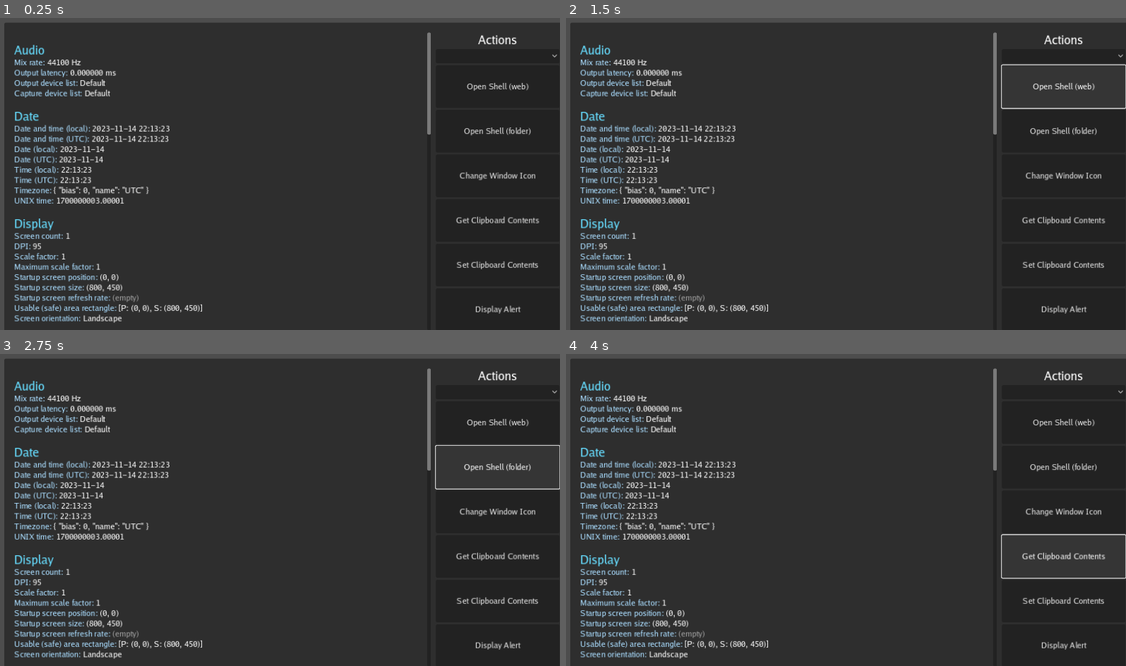
Above: before the commit, frames 1-4 (two rows, left to right).
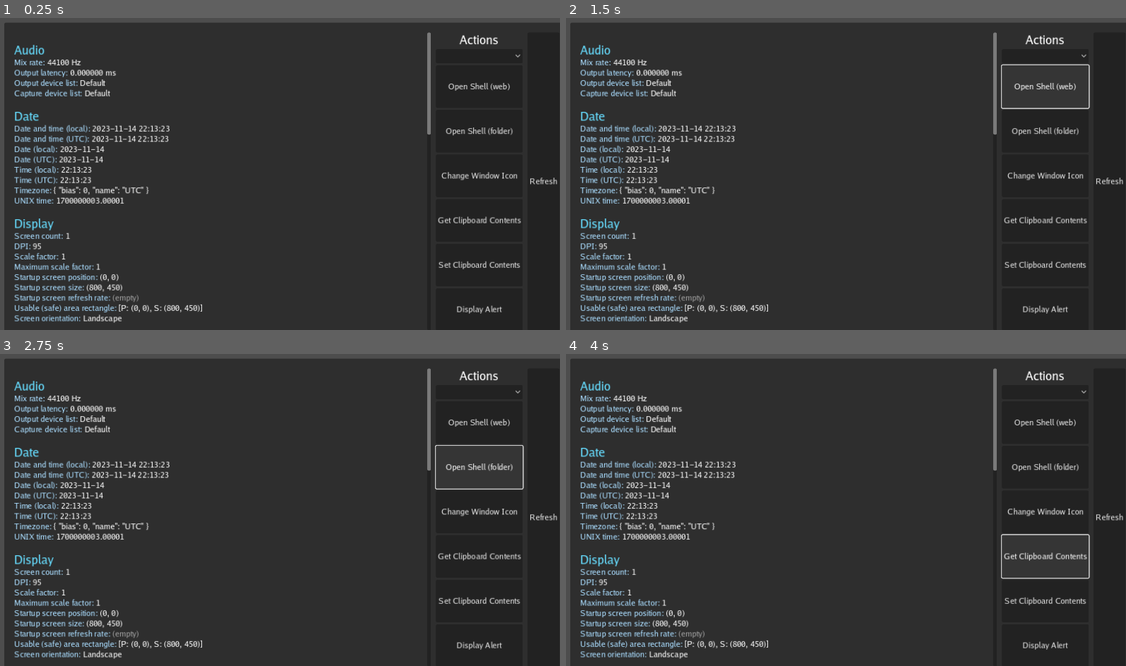
Above: after the commit, the same moments.

Repository: rcanzlovar/reddit-steamdeck
Game: Godot game, scene res://reddit-reader.tscn
The game is run twice, just before and just after one commit, with the same random seed, the same clock (stepped at 60 frames per second) and the same inputs.
Inputs (mouse positions are in pixels of both pictures, inside the frame that each line leads up to):
- Up to frame 1 (0.25 s): no input
- Up to frame 2 (1.5 s): click (1109, 180) at 0.5 s, where only the run after the commit has a clickable "Refresh"; click "Open Shell (web)" at 1.25 s
- Up to frame 3 (2.75 s): click "Open Shell (folder)" at 2 s
- Up to frame 4 (4 s): click "Change Window Icon" at 2.75 s; click "Get Clipboard Contents" at 3.5 s

The runs differ from the first frame. In frame 1, 1.4% of the frame differs, in the area x 78-100%, y 5-95%; in frame 2, 1.5%; in frame 3, 1.5%; in frame 4, 1.5%.
Error before the commit: Attempt to call function 'get_as_text' in base 'null instance' on a null instance. (res://reddit-reader.gd:494)
Error after the commit: Attempt to call function 'get_as_text' in base 'null instance' on a null instance. (res://reddit-reader.gd:498)

Commit message:
add/remove subreddit works now,survive reboots

Diff:
--- a/reddit-reader.gd
+++ b/reddit-reader.gd
@@ -32,6 +32,7 @@
 @onready var paragraphs : Array = [ 0 ]
 
 ## subreddit list stuff below
+#@onready var subreddit_list = get_node("/root/Reddit-reader/HBoxContainer/subredditDialog/VBoxContainer/subredditList")
 @onready var subreddit_list = $HBoxContainer/subredditDialog/VBoxContainer/subredditList
 @onready var subreddit_edit = $HBoxContainer/subredditDialog/VBoxContainer/subredditEdit
 @onready var subreddit_add = $HBoxContainer/subredditDialog/VBoxContainer/HBoxContainer/Add
@@ -309,7 +310,7 @@
 	if k > 1:
 		k -= 1
 	else:
-		k =  subreddits.size() - 2
+		k =  subreddits.size() - 1
 	uri = subreddits[k]
 	# wipe out the stuff in the display
 	clear_display()
@@ -419,14 +420,14 @@
 
 func get_reddit(localurl : String):
 	# hack stash in the gloab
-	uri = localurl
+	#uri = localurl
+	RedditGlobals.uri = localurl
 	#if (DEBUG):
 		#get_reddit_offline(url)
 		#return
 	http_request.connect("request_completed", Callable(self, "_on_request_completed"))
 	# Start the timer for 30 seconds
 	timeout_timer.start(30.0)
-
 
 	var error = http_request.request(localurl)
 	# if we can't connect to the internet, maybe we have some interesting cached stuff
@@ -476,8 +477,11 @@
 # as long as we save each time we get a subreddit, we can always read offline
 # whatever the latest was that we had.
 func save_data():
+	# actual location:
+	# "/home/deck/.var/app/org.godotengine.Godot/data/godot/app_userdata/Reddit client/redditcachenew.json"
+
 	#var file = FileAccess.open("user://redditcache.json", FileAccess.WRITE)
-	var file = FileAccess.open("user://redditcachenew.json", FileAccess.WRITE)
+	var file = FileAccess.open("user://redditcache.json", FileAccess.WRITE)
 	var saved_data = {}
 	saved_data["cache"] = subreddit_cache
 	saved_data["subreddits"] = subreddits
@@ -499,17 +503,27 @@
 	#print (saved_data)
 
 	subreddit_cache = saved_data["cache"]
+	RedditGlobals.subreddits.clear()
+	print ("RedditGlobals.subreddits:", RedditGlobals.subreddits)
+	print ("saved_data.subreddits:", saved_data.subreddits)
+
+
 	#print(JSON.stringify(subreddit_cache, "\t"))
-
-	subreddits =  saved_data["subreddits"]
-	print ("subreddits ", subreddits)
-	print ("RedditGlobals.subreddits", RedditGlobals.subreddits)
-
-	RedditGlobals.subreddits.clear()
-	#for subreddit in subreddit_list_data:
 	for subreddit in  saved_data["subreddits"]:
 		RedditGlobals.subreddits.append(subreddit)
 
+	#RedditGlobals.subreddits = saved_data["subreddits"]
+	print ("subreddits >> ", subreddits)
+	print ("RedditGlobals.subreddits >> ", RedditGlobals.subreddits)
+
+	#for subreddit in subreddit_list_data:
+
+
+	subreddit_list.clear()
+	#for subreddit in subreddit_list_data:
+	for subreddit in  RedditGlobals.subreddits:
+		print ("sub:", subreddit)
+		subreddit_list.add_item(subreddit)
 	print ("after RedditGlobals.subreddits", RedditGlobals.subreddits)
 
 
--- a/reddit-reader.tscn
+++ b/reddit-reader.tscn
@@ -65,10 +65,6 @@
 layout_mode = 2
 text = "Delete"
 
-[node name="Close" type="Button" parent="HBoxContainer/subredditDialog/VBoxContainer/HBoxContainer"]
-layout_mode = 2
-text = "Close"
-
 [node name="subredditList" type="ItemList" parent="HBoxContainer/subredditDialog/VBoxContainer"]
 layout_mode = 2
 select_mode = 1
@@ -209,6 +205,10 @@
 [node name="HTTPRequest" type="HTTPRequest" parent="HBoxContainer"]
 
 [node name="timeout_timer" type="Timer" parent="HBoxContainer"]
+
+[node name="Refresh" type="Button" parent="HBoxContainer"]
+layout_mode = 2
+text = "Refresh"
 
 [node name="CSharpTest" type="Node" parent="."]
 
--- a/subreddit_dialog.gd
+++ b/subreddit_dialog.gd
@@ -1,12 +1,16 @@
+# subreddit_dialog.gd - handle things for the subreddits list like add and delete
+# 22-oct-2024 rca
 extends AcceptDialog
 
+
+# Where are we storing the subreddits?
 @onready var subreddit_list_data = RedditGlobals.subreddits  # Store the subreddit data
-
+# Paths to the subreddit editing popup. Don't know why but i've only been able to get it to work using the absolute path
 @onready var subreddit_edit = get_node("/root/Reddit-reader/HBoxContainer/subredditDialog/VBoxContainer/subredditEdit")
 @onready var subreddit_list = get_node("/root/Reddit-reader/HBoxContainer/subredditDialog/VBoxContainer/subredditList")
 @onready var add_button = (get_node("/root/Reddit-reader/HBoxContainer/subredditDialog/VBoxContainer/HBoxContainer/Add"))
 @onready var delete_button = (get_node("/root/Reddit-reader/HBoxContainer/subredditDialog/VBoxContainer/HBoxContainer/Delete"))
-#@onready var delete_button = get_node("HBoxContainer/subredditDialog/VBoxContainer/HBoxContainer/Delete")
+@onready var refresh_button = (get_node("/root/Reddit-reader/HBoxContainer/subredditDialog/VBoxContainer/HBoxContainer/Refresh"))
 
 func _ready() -> void:
 	#print("subreddit_list: ", subreddit_list)
@@ -16,23 +20,24 @@
 	#print ("two",get_node("/root/Reddit-reader/"))
 	#print ("three",get_node("VBoxContainer/HBoxContainer/Delete"))
 	#print ("four",get_node("/root/Reddit-reader/HBoxContainer/subredditDialog/VBoxContainer/HBoxContainer/Delete"))
-	#if add_button and delete_button:
-	if delete_button:
+	if add_button and delete_button:
 		add_button.connect("pressed", Callable(self, "_on_add_pressed"))
 		delete_button.connect("pressed", Callable(self, "_on_delete_pressed"))
+		#refresh_button.connect("pressed", Callable(self, "_on_refresh_pressed"))
 	else:
 		print("One or both buttons not found!")
 	populate_subreddit_list()
-
-	#populate_subreddit_list()
-
-# Called when the node enters the scene tree for the first time.
 
 func populate_subreddit_list():
 	subreddit_list.clear()
 	#for subreddit in subreddit_list_data:
 	for subreddit in  RedditGlobals.subreddits:
+		print ("sub:", subreddit)
 		subreddit_list.add_item(subreddit)
+func _on_refresh_pressed():
+	print("Refresh pressed")
+	subreddit_edit.clear()  # Clear the input field
+	populate_subreddit_list()  # Refresh the list
 
 # Add a new subreddit when the "Add" button is pressed
 func _on_add_pressed():
@@ -40,8 +45,9 @@
 	var new_subreddit = subreddit_edit.text.strip_edges()
 	if new_subreddit != "":
 		var formatted_subreddit = "https://www.reddit.com/r/%s.json" % new_subreddit
-		print (RedditGlobals.subreddits)
+		print ("before append ", RedditGlobals.subreddits)
 		RedditGlobals.subreddits.append(formatted_subreddit)
+		print ("after append ", RedditGlobals.subreddits)
 		#reader_instance.subreddits = subreddit_list_data
 		subreddit_edit.clear()  # Clear the input field
 		populate_subreddit_list()  # Refresh the list
